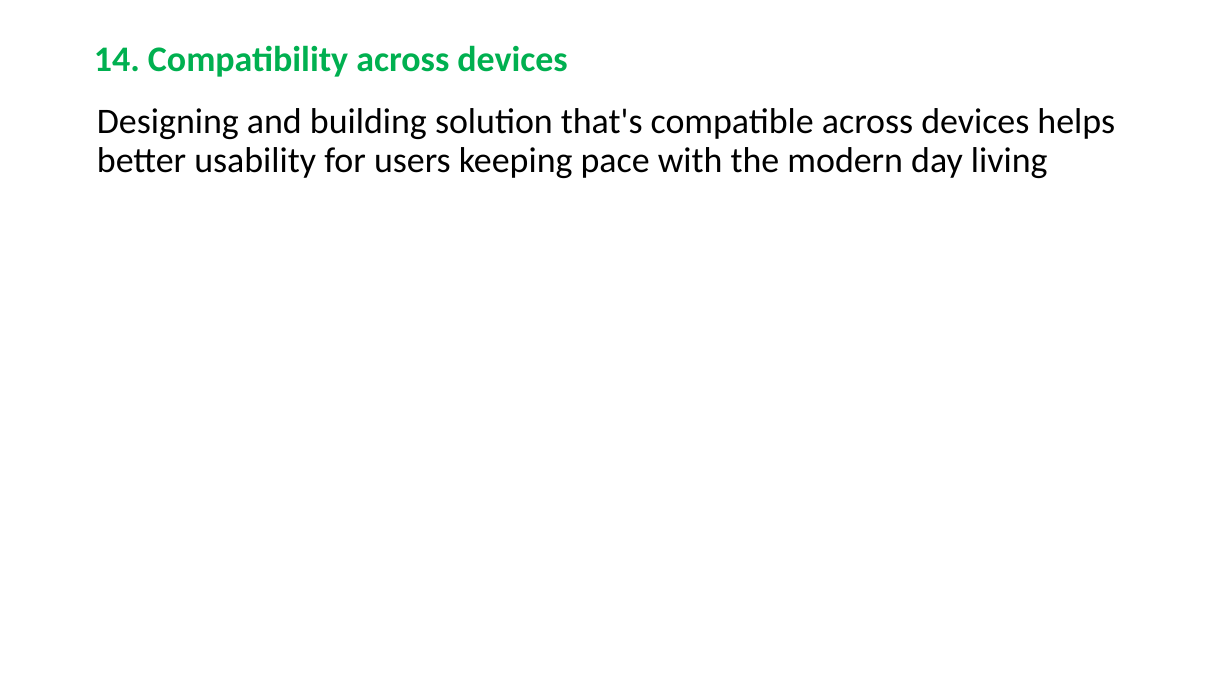
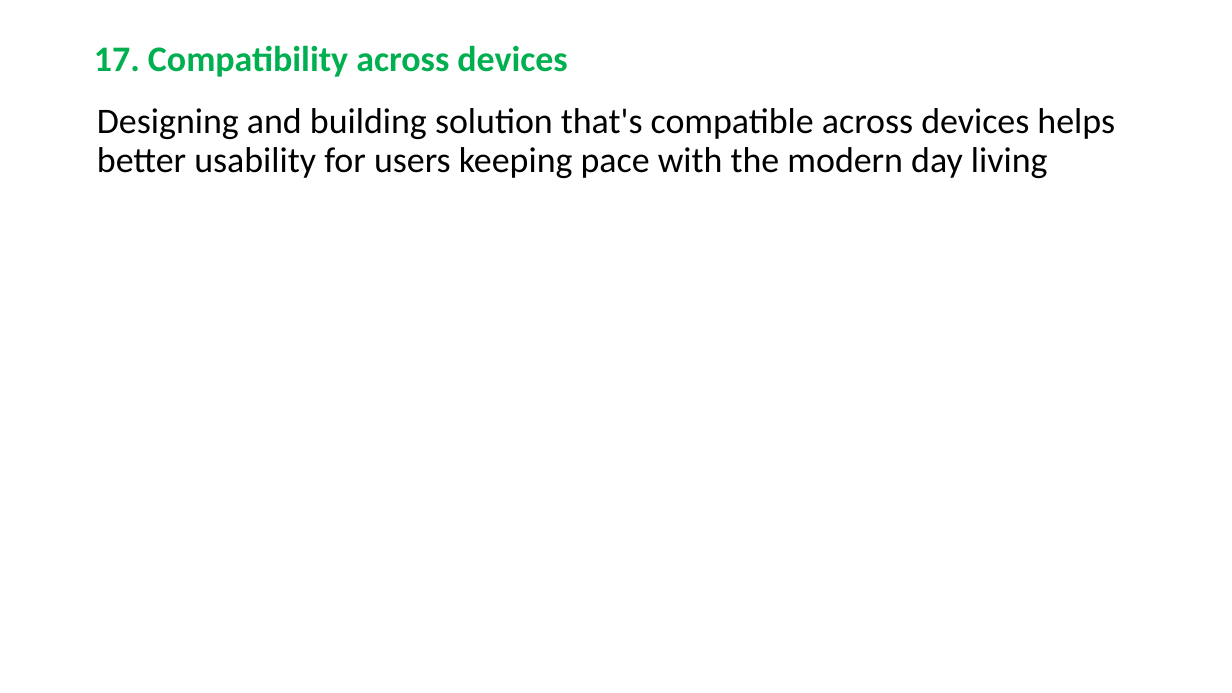
Before and after one commit to RaghavanKasthuri/Industry-Best-Practices, a slide deck: slide 18 of UX Best Practices.pptx (slide 15 before the commit). Drawn at 1232x693 pixels with LibreOffice and Linux fonts; fonts in the diff are those of the drawing. Boxes give left, top, right and bottom in pixels: in the first picture for what was removed or moved away, otherwise in the second. Text is boxed around its words. In the diff, an @@ line names an element or a change of style, - is before the commit and + after.

```diff
--- a/UX Best Practices.pptx
+++ b/UX Best Practices.pptx
@@ title at bbox=[94, 45, 567, 77]: text changed @@
-14. Compatibility across devices
+17. Compatibility across devices
```
Also in this commit, not shown: 12 other slides changed, 4 slides added, 1 other file.
